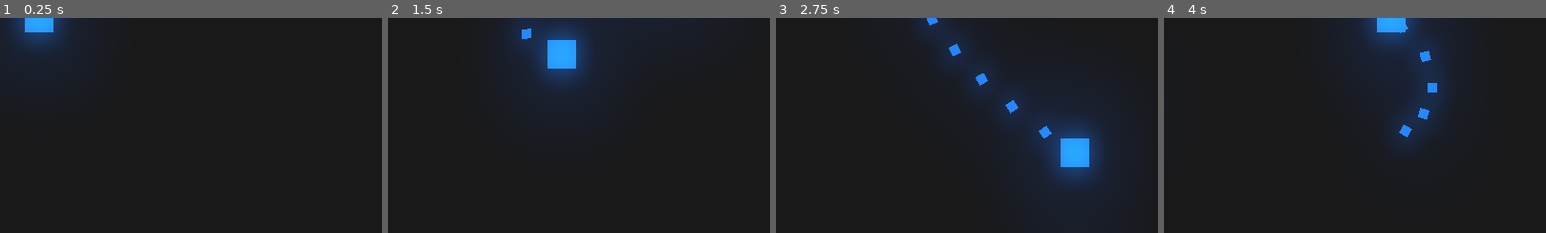
Above: before the commit, frames 1-4 (left to right).
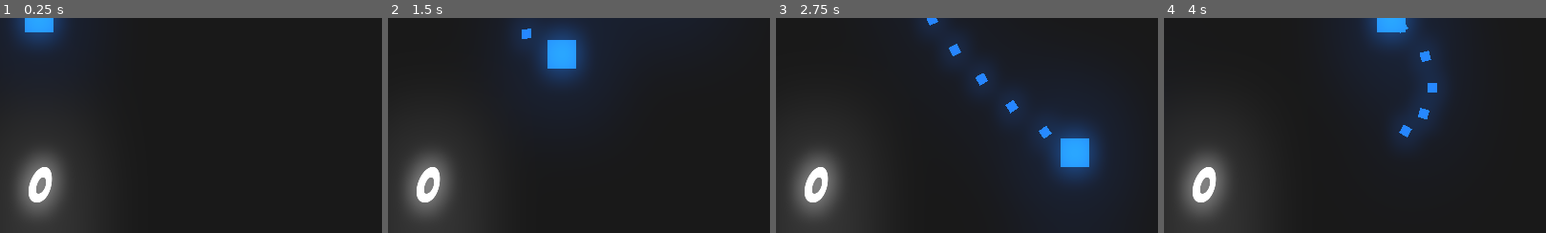
Above: after the commit, the same moments.

Repository: Gui-dev/shooter
Game: Godot game, scene res://levels/LevelOne.tscn
Two runs of this game, one before a commit and one after it. Both use one fixed random seed, a clock stepped at 60 frames per second and the inputs below. The project has no main scene, so this scene is started directly.
Inputs (mouse positions are % of the whole screen's width and height, from its top left):
- Up to frame 1 (0.25 s): no input
- Up to frame 2 (1.5 s): tap Enter at 0.5 s; move the mouse to (72, 45) at 0.52 s; hold D (right) 0.53-1.28 s; hold Space (shooter) 0.53-1.28 s; move the mouse to (30, 55) at 1.27 s; hold S (down) from 1.28 s (still down); tap Space (shooter) at 1.35 s
- Up to frame 3 (2.75 s): move the mouse to (60, 28) at 2.02 s; release S (down) at 2.03 s; hold D (right) from 2.03 s (still down); hold Space (shooter) from 2.03 s (still down)
- Up to frame 4 (4 s): move the mouse to (45, 70) at 2.77 s; release D (right) at 2.78 s; release Space (shooter) at 2.78 s; hold W (up) 2.78-3.53 s; tap Space (shooter) at 2.85 s; move the mouse to (80, 65) at 3.52 s; hold A (left) from 3.53 s (still down); hold Space (shooter) from 3.53 s (still down)
The pictures show only the part of the screen within x 45-95%, y 50-100%; the shares and areas given below are measured in that part.

The runs differ from the first frame. In frame 1, 6.0% of the frame differs, in the area x 2-19%, y 58-100%; in frame 2, 6.0%; in frame 3, 6.0%; in frame 4, 6.0%.

Commit message:
feat: add player points record

Diff:
--- a/levels/LevelOne.tscn
+++ b/levels/LevelOne.tscn
@@ -1,10 +1,11 @@
-[gd_scene load_steps=8 format=2]
+[gd_scene load_steps=10 format=2]
 
 [ext_resource path="res://scenes/Player.tscn" type="PackedScene" id=1]
 [ext_resource path="res://scripts/LevelOne.gd" type="Script" id=2]
 [ext_resource path="res://assets/fonts/Font.ttf" type="DynamicFontData" id=3]
 [ext_resource path="res://scripts/Points.gd" type="Script" id=4]
 [ext_resource path="res://scripts/Camera.gd" type="Script" id=5]
+[ext_resource path="res://scripts/Record.gd" type="Script" id=6]
 
 [sub_resource type="Environment" id=1]
 background_mode = 4
@@ -15,6 +16,10 @@
 
 [sub_resource type="DynamicFont" id=2]
 size = 60
+font_data = ExtResource( 3 )
+
+[sub_resource type="DynamicFont" id=3]
+size = 40
 font_data = ExtResource( 3 )
 
 [node name="LevelOne" type="Node2D"]
@@ -49,6 +54,16 @@
 valign = 1
 script = ExtResource( 4 )
 
+[node name="record" type="Label" parent="ui/controls"]
+margin_top = 280.0
+margin_right = 640.0
+margin_bottom = 360.0
+custom_fonts/font = SubResource( 3 )
+text = "0"
+align = 1
+valign = 1
+script = ExtResource( 6 )
+
 [node name="camera" type="Camera2D" parent="."]
 position = Vector2( 320, 180 )
 current = true
--- a/scripts/Global.gd
+++ b/scripts/Global.gd
@@ -4,6 +4,7 @@
 var create_parent_node: Node = null
 var player = null
 var score = 0
+var record = 0
 var camera = null
 
 
--- /dev/null
+++ b/scripts/Record.gd
@@ -0,0 +1,10 @@
+extends Label
+
+
+func _ready() -> void:
+  text = String(Global.record)
+
+
+func _process(_delta: float) -> void:
+  if Global.score > Global.record:
+    Global.record = Global.score
